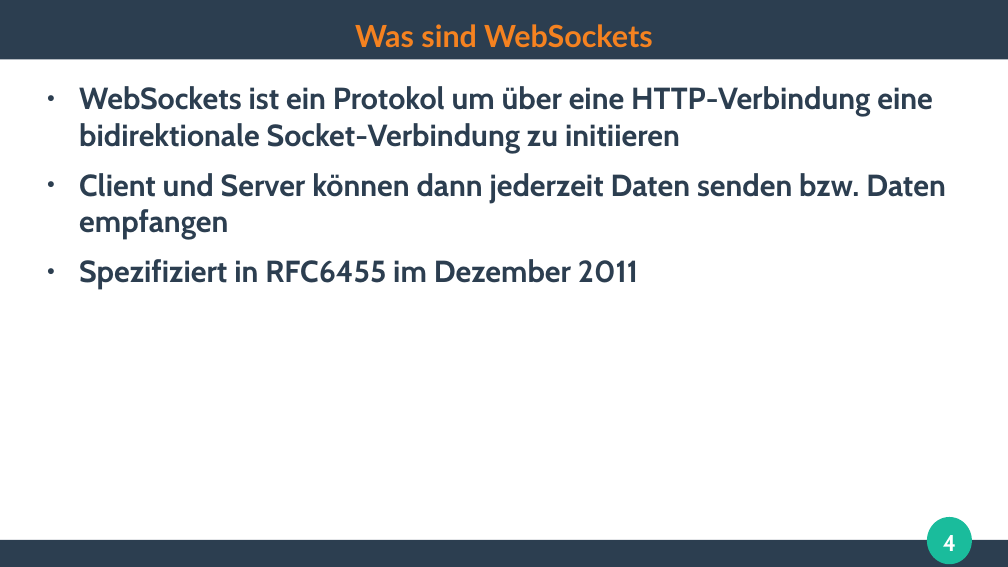
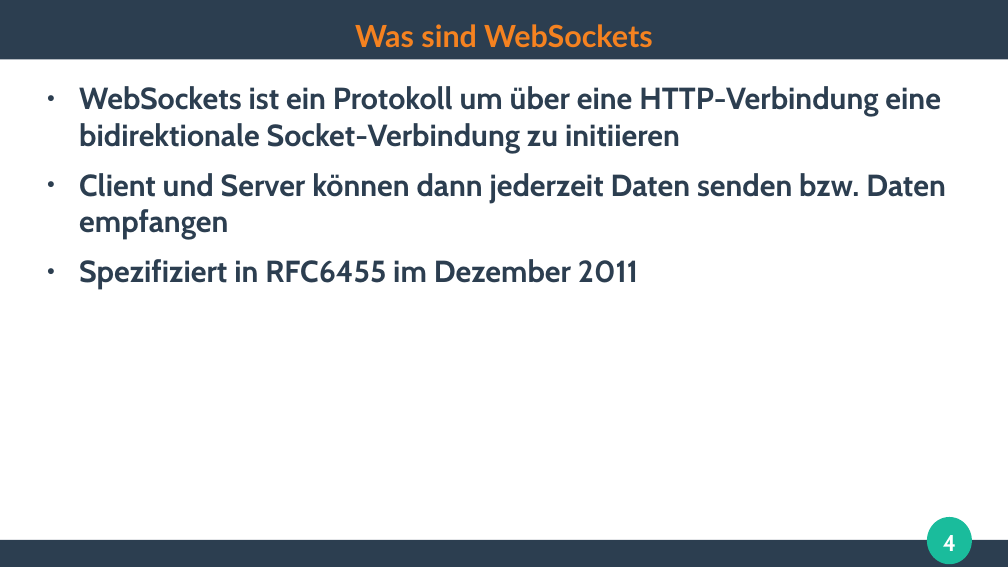
Before and after one commit to ghandmann/HS-AlbSig-WebAnwendungen2, a slide deck: slide 4 of Kapitel/09_WebSockets.odp. Drawn at 1008x567 pixels with LibreOffice and Linux fonts; fonts in the diff are those of the drawing. Boxes give left, top, right and bottom in pixels: in the first picture for what was removed or moved away, otherwise in the second. Text is boxed around its words. In the diff, an @@ line names an element or a change of style, - is before the commit and + after.

```diff
--- a/Kapitel/09_WebSockets.odp
+++ b/Kapitel/09_WebSockets.odp
@@ text at box(79, 86, 941, 153): text changed @@
-● WebSockets ist ein Protokol um über eine HTTP-Verbindung eine bidirektionale Socket-Verbindung zu initiieren
+● WebSockets ist ein Protokoll um über eine HTTP-Verbindung eine bidirektionale Socket-Verbindung zu initiieren
```
Also in this commit, not shown: 2 other slides changed.
